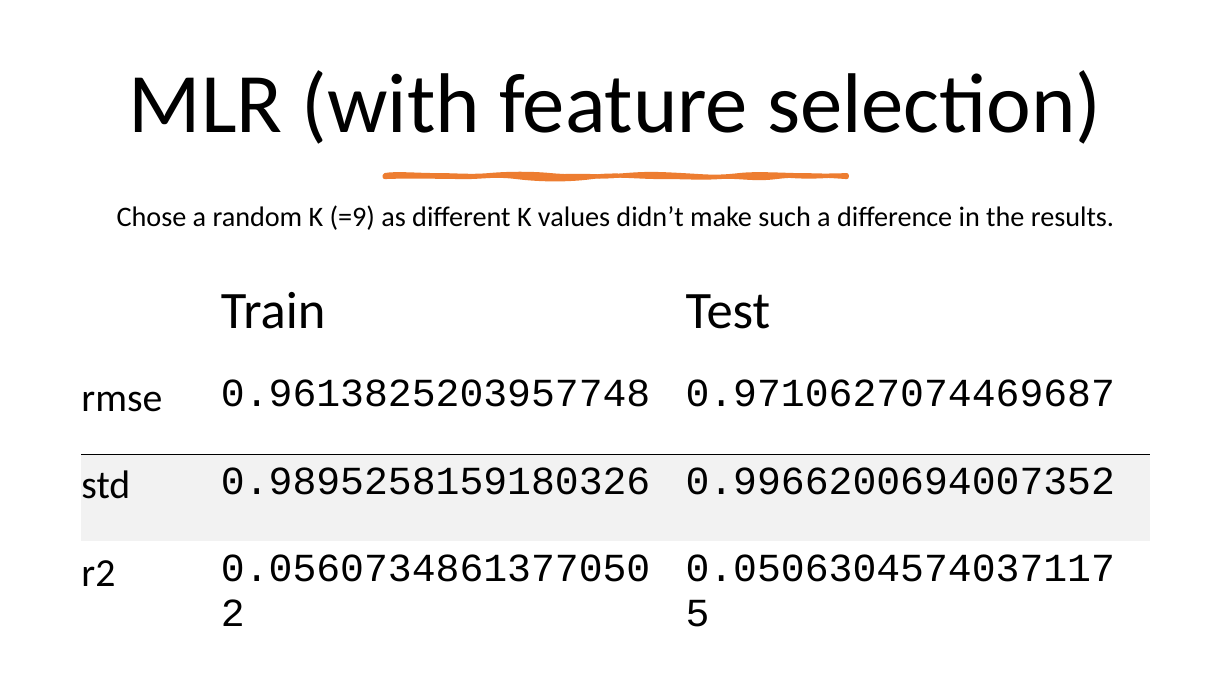
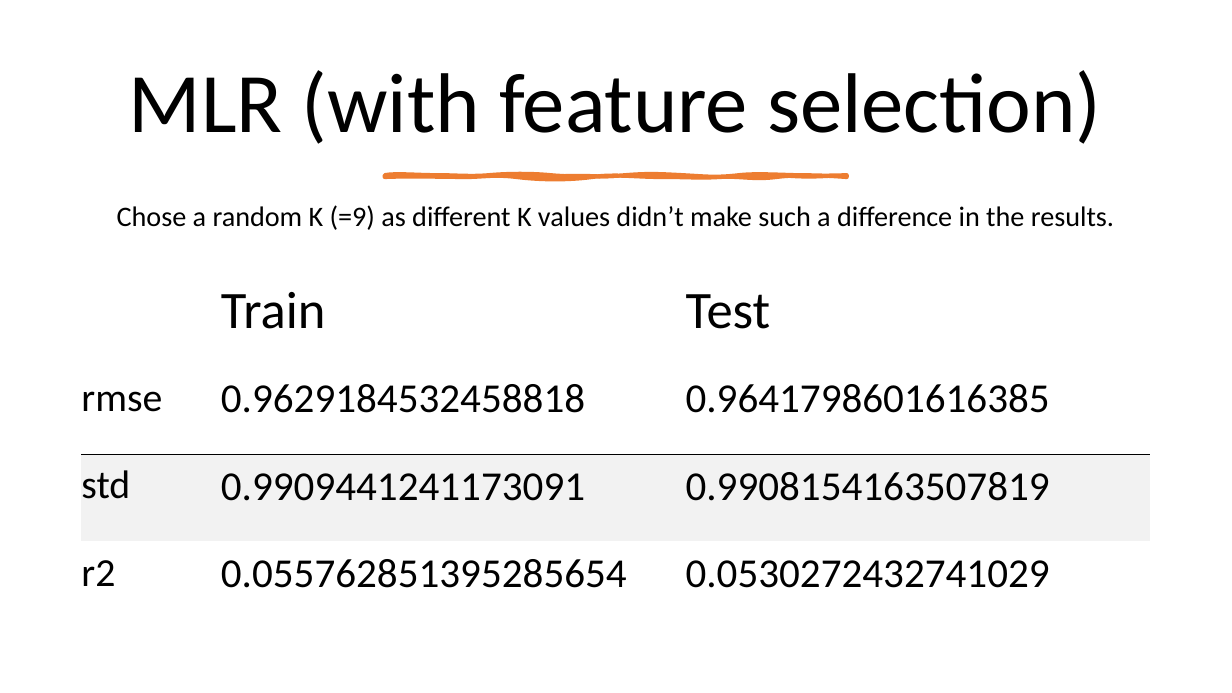
Before and after one commit to LiaCohn/clean-coasts, a slide deck: slide 2 of models/models.pptx. Drawn at 1232x693 pixels with LibreOffice and Linux fonts; fonts in the diff are those of the drawing. Boxes give left, top, right and bottom in pixels: in the first picture for what was removed or moved away, otherwise in the second. Text is boxed around its words. In the diff, an @@ line names an element or a change of style, - is before the commit and + after.

```diff
--- a/models/models.pptx
+++ b/models/models.pptx
@@ table at (81, 266, 1151, 628) @@
-row 2, column 2: 0.9613825203957748
+row 2, column 2: 0.9629184532458818
-row 2, column 3: 0.9710627074469687
+row 2, column 3: 0.9641798601616385
-row 3, column 2: 0.9895258159180326
+row 3, column 2: 0.9909441241173091
-row 3, column 3: 0.9966200694007352
+row 3, column 3: 0.9908154163507819
-row 4, column 2: 0.05607348613770502
+row 4, column 2: 0.055762851395285654
-row 4, column 3: 0.05063045740371175
+row 4, column 3: 0.0530272432741029
```
Also in this commit, not shown: 2 other slides changed, 3 other files.
